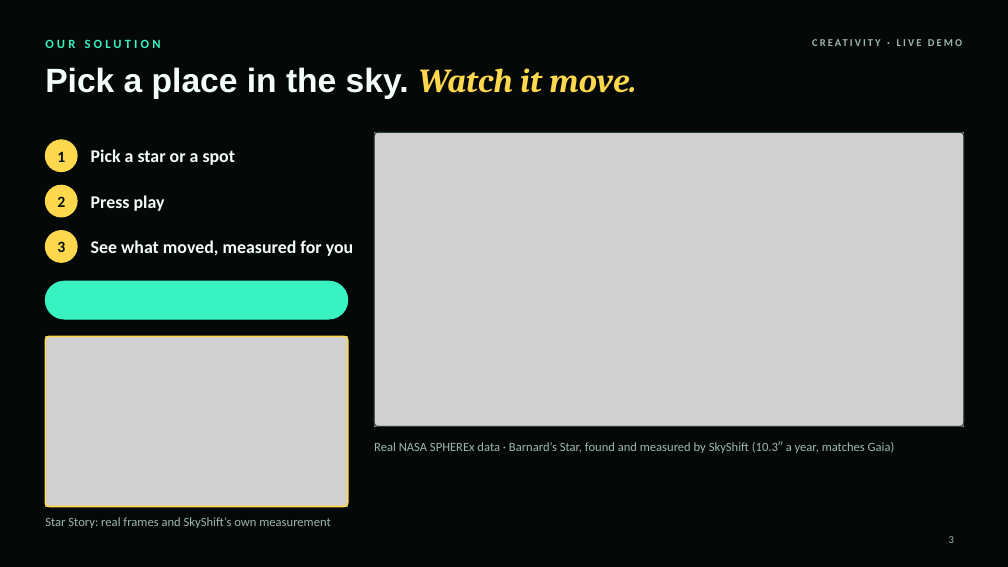
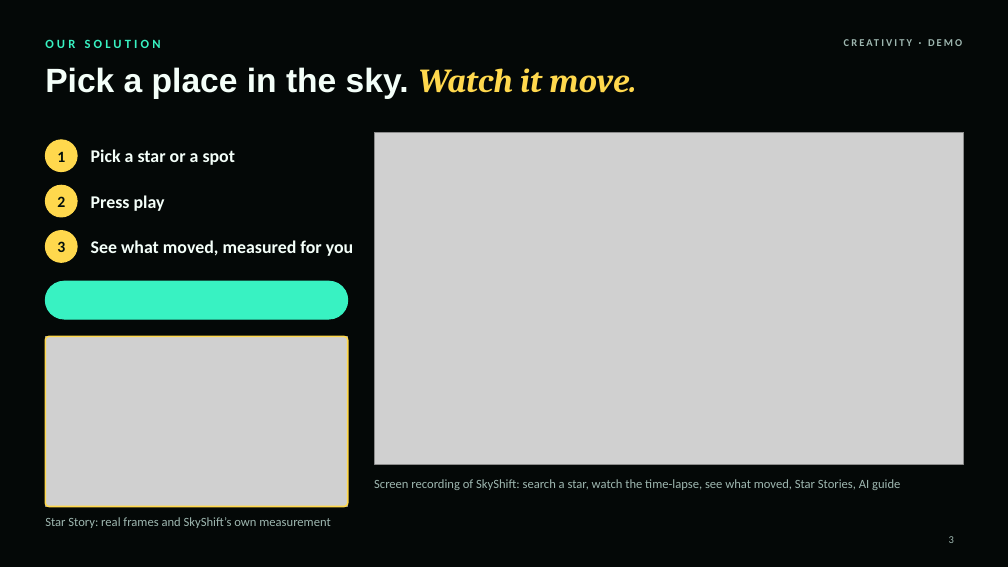
Before and after one commit to Mohammed200923/Mohammed200923, a slide deck: slide 3 of dist/SkyShift-pitch.pptx. Drawn at 1008x567 pixels with LibreOffice and Linux fonts; fonts in the diff are those of the drawing; grey boxes stand for pictures. Boxes give left, top, right and bottom in pixels: in the first picture for what was removed or moved away, otherwise in the second. Text is boxed around its words. In the diff, an @@ line names an element or a change of style, - is before the commit and + after.

```diff
--- a/dist/SkyShift-pitch.pptx
+++ b/dist/SkyShift-pitch.pptx
@@ text at (711, 29, 963, 56): text changed @@
-CREATIVITY · LIVE DEMO
+CREATIVITY · DEMO
@@ picture: place and size @@
-picture at (374, 132, 964, 426)
+picture at (374, 132, 964, 464)
@@ rounded rectangle removed at (374, 132, 964, 426) @@
@@ text removed at (374, 441, 895, 453) @@
-Real NASA SPHEREx data · Barnard’s Star, found and measured by SkyShift (10.3″ a year, matches Gaia)
@@ text added at (374, 479, 900, 490), 12 pt, text #9EB7B0 @@
+Screen recording of SkyShift: search a star, watch the time-lapse, see what moved, Star Stories, AI guide
```
Also in this commit, not shown: 9 other files.
